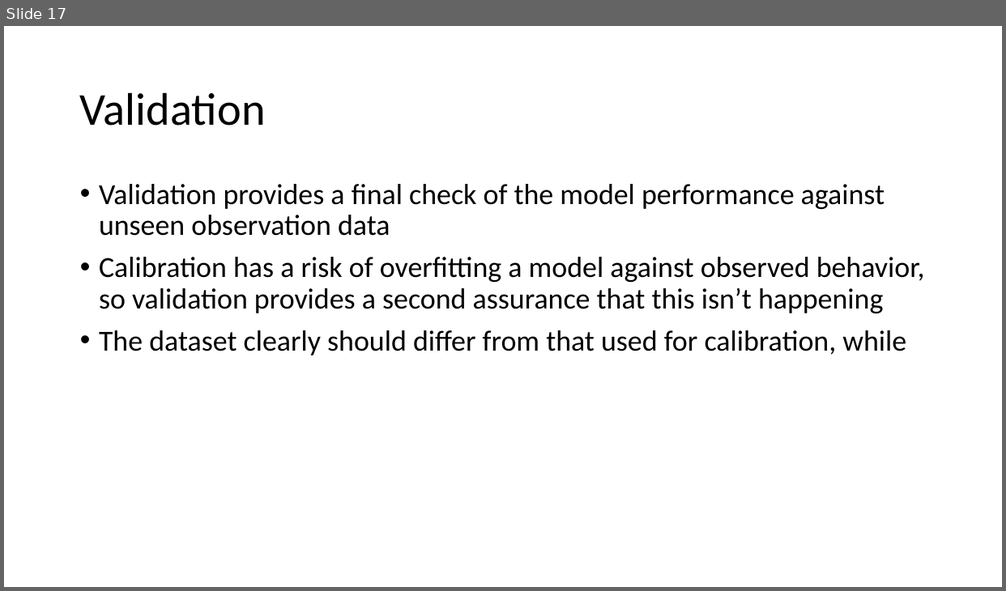
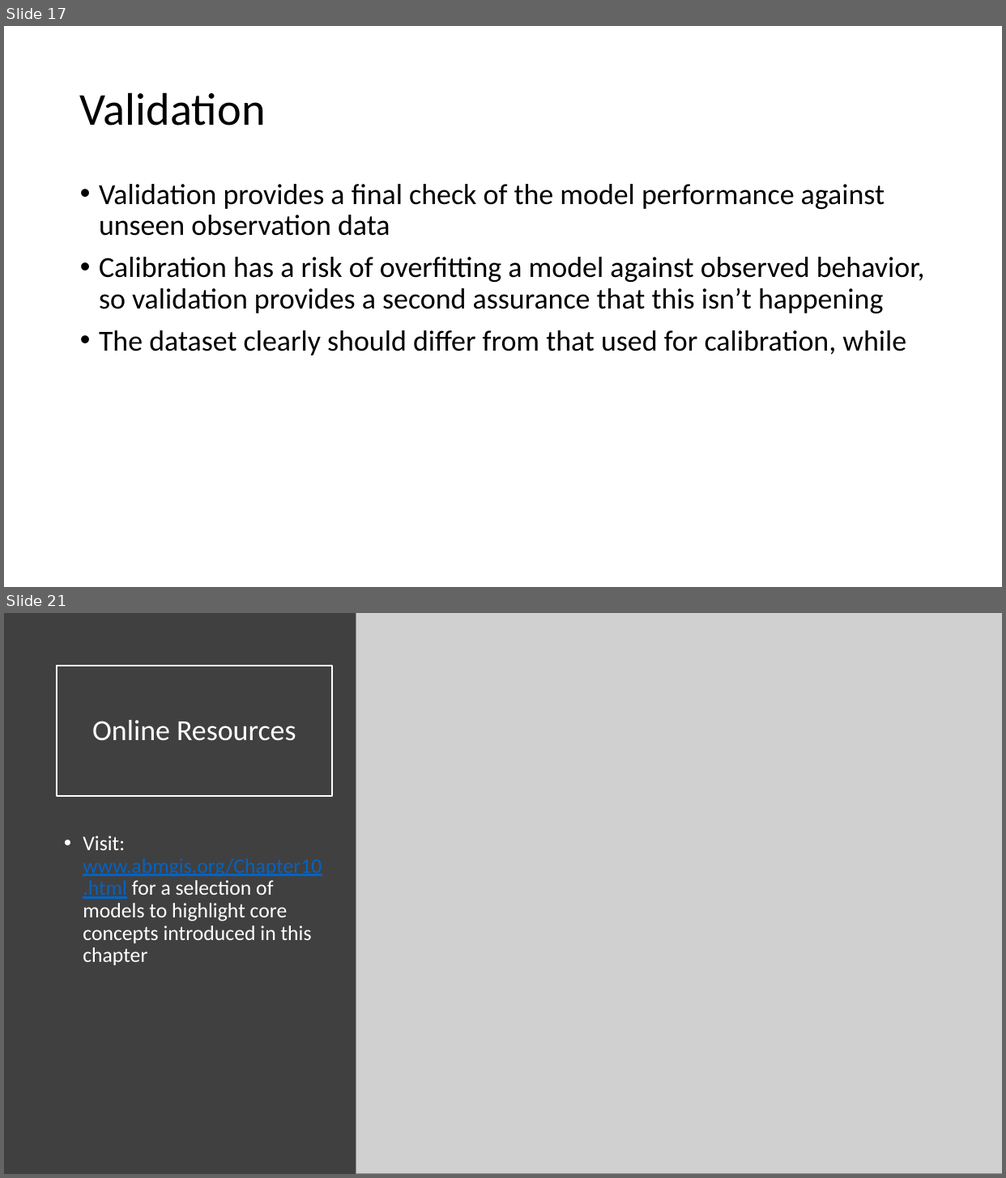
Before and after one commit to abmgis/abmgis, a slide deck: Chapter10-EvaluatingModels/Chapter10.pptx. Shown one above the other, each under a label of ours: slide 17 before the commit, slides 17 and 21 after it; the slides between them are not shown. The pictures are 1006x591 and 1006x1178 pixels, drawn with LibreOffice and Linux fonts; fonts in the diff are those of the drawing; grey boxes stand for pictures. Boxes give left, top, right and bottom in pixels: in the first picture for what was removed or moved away, otherwise in the second. Text is boxed around its words. In the diff, an @@ line names an element or a change of style, - is before the commit and + after.

Commit message:
Finalising Chapters 3 and 10

```diff
--- a/Chapter10-EvaluatingModels/Chapter10.pptx
+++ b/Chapter10-EvaluatingModels/Chapter10.pptx
@@ slide 21 added at box(4, 613, 1002, 1174), background #FFFFFF @@
@@ rectangle added at box(4, 613, 385, 1174), fill #404040 @@
@@ picture added at box(356, 613, 1002, 1174) @@
@@ title added at box(57, 666, 332, 796), outline #FFFFFF 1.5 pt, 28 pt, text #FFFFFF @@
+Online Resources
@@ text added at box(83, 836, 322, 965), 20 pt, text #FFFFFF @@
+• Visit: www.abmgis.org/Chapter10.html for a selection of models to highlight core concepts introduced in this chapter
```
Also in this commit, not shown: 5 slides changed, 3 other slides added, 2 other files.
